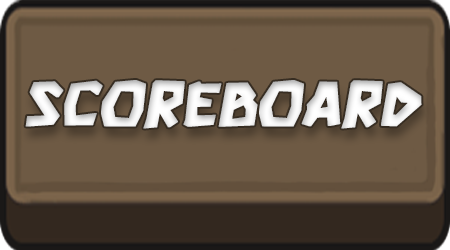
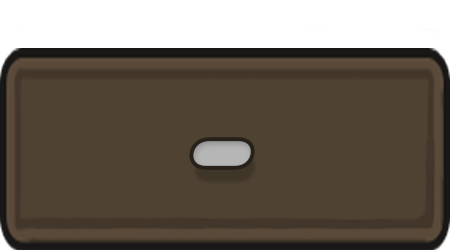
Comparing the layer stacks of the two 450×250 images. Changes:
hid "Scoreboard" (1st of 2) over (25, 80, 422, 129)
renamed "÷" to "-", showed it, painted on it over (175, 57, 273, 156)
hid "Button" over (0, 0, 450, 250)
renamed "÷" to "-", showed it, painted on it over (175, 99, 273, 198)
hid "Scoreboard" (2nd of 2) over (25, 120, 422, 169)
